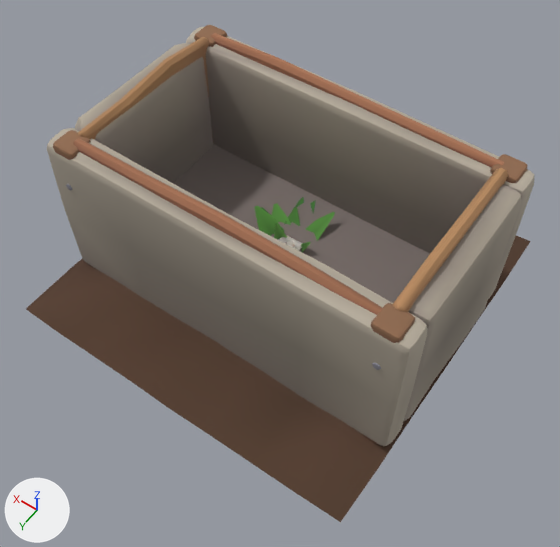
An edit to the glTF model public/models/pr_planter.glb, drawn before and after from the same camera.
The view is the same before and after, from a 50 mm camera at (-0.755, 1.086, 1.699) aimed at (-0.05, 0.1, 0.15). The lights are fixed; the arrows at lower left show +X, +Y and +Z. The older version comes first. Vertices at exactly the same position are counted once.

Names of what the first picture shows: 'PR_planter__leaf0', 'PR_planter__leaf1', 'PR_planter__leaf2', 'PR_planter__soil', 'PR_planter__stone', 'PR_planter__wood' and 1 more.
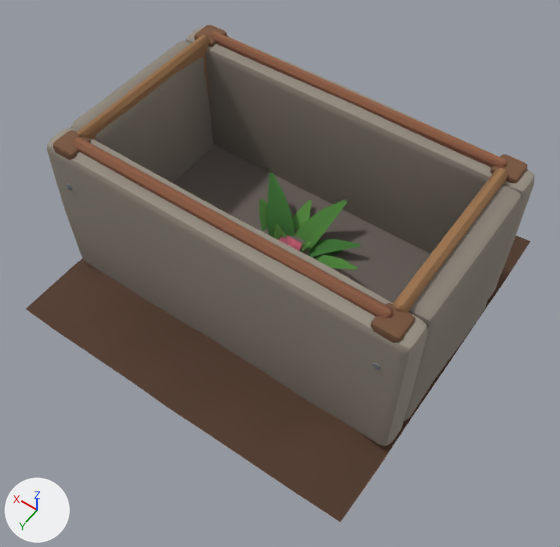
Edits to the bpy script that builds the scene:
```text
Change me_pr_planter__leaf0:
    remove me_pr_planter__leaf0.from_pydata(...)  # 171 vertices, 200 faces; spans x -0.198..0.133, y -0.159..0.171, z 0.0..0.16
    add me_pr_planter__leaf0.from_pydata(...)  # 171 vertices, 200 faces; spans x -0.171..0.166, y -0.168..0.171, z 0.0..0.147
    me_pr_planter__leaf0 part 1: 119 of 171 vertices moved; they spanned x -0.198..0.133, y -0.159..0.171, z 0.002..0.16 and now span x -0.171..0.166, y -0.168..0.171, z 0.002..0.147; mean shift (0.0, -0.015, 0.002); largest move (0.125, 0.158, 0.054) -> (0.165, 0.071, 0.107)
Change me_pr_planter__leaf1:
    remove me_pr_planter__leaf1.from_pydata(...)  # 188 vertices, 220 faces; spans x -0.19..0.235, y -0.217..0.171, z 0.0..0.182
    add me_pr_planter__leaf1.from_pydata(...)  # 188 vertices, 220 faces; spans x -0.199..0.211, y -0.204..0.204, z 0.0..0.149
    me_pr_planter__leaf1 part 2: 136 of 188 vertices moved; they spanned x -0.19..0.235, y -0.217..0.171, z 0.002..0.182 and now span x -0.199..0.211, y -0.204..0.204, z 0.002..0.149; mean shift (-0.013, 0.013, -0.004); largest move (0.042, 0.169, 0.182) -> (-0.014, 0.204, 0.062)
Change me_pr_planter__leaf2:
    remove me_pr_planter__leaf2.from_pydata(...)  # 205 vertices, 240 faces; spans x -0.217..0.278, y -0.239..0.208, z 0.0..0.199
    add me_pr_planter__leaf2.from_pydata(...)  # 205 vertices, 240 faces; spans x -0.215..0.209, y -0.222..0.269, z 0.0..0.208
    me_pr_planter__leaf2 part 3: 153 of 205 vertices moved; they spanned x -0.217..0.278, y -0.239..0.208, z 0.002..0.199 and now span x -0.215..0.209, y -0.222..0.269, z 0.002..0.208; mean shift (0.006, 0.0, 0.005); largest move (-0.041, 0.166, 0.12) -> (0.019, 0.269, 0.105)
Change me_pr_planter__stone:
    remove me_pr_planter__stone.from_pydata(...)  # 545 vertices, 1046 faces; spans x -0.503..0.505, y -0.316..0.304, z -0.005..0.455
    add me_pr_planter__stone.from_pydata(...)  # 518 vertices, 992 faces; spans x -0.503..0.505, y -0.316..0.304, z -0.005..0.455
    me_pr_planter__stone part 4: 2 vertices moved from x 0.451..0.492, y -0.254..-0.218, z 0.442 to x 0.475..0.492, y -0.235..-0.218, z 0.442; 18 vertices removed from x 0.462..0.501, y -0.248..-0.178, z 0.41..0.45; 11 vertices added at x 0.475..0.501, y -0.235..-0.195, z 0.425..0.45
    me_pr_planter__stone part 5: 14 vertices removed from x 0.453..0.501, y 0.18..0.229, z 0.402..0.452; 9 vertices added at x 0.475..0.501, y 0.195..0.221, z 0.425..0.452
    me_pr_planter__stone part 6: 13 vertices removed from x -0.494..-0.408, y -0.222..-0.176, z 0.404..0.451; 8 vertices added at x -0.493..-0.408, y -0.222..-0.195, z 0.425..0.451
    me_pr_planter__stone part 7: 1 vertex moved from x -0.491, y 0.242, z 0.009 to x -0.491, y 0.235, z 0.009; 6 vertices removed from x -0.498..-0.48, y 0.217..0.237, z 0.007..0.031; 3 vertices added at x -0.498..-0.489, y 0.218..0.235, z 0.011..0.025
    me_pr_planter__stone part 8: 815 kept faces spanning x -0.503..0.505, y -0.316..0.304, z -0.005..0.455 get new vertex colours; the middle colour goes from grey #9f9689 to grey #8d857a
    other edits to the shape of me_pr_planter__stone do not show in these pictures
Change me_pr_planter__wood:
    remove me_pr_planter__wood.from_pydata(...)  # 656 vertices, 1244 faces; spans x -0.47..0.47, y -0.305..0.305, z -0.01..0.483
    add me_pr_planter__wood.from_pydata(...)  # 624 vertices, 1180 faces; spans x -0.47..0.47, y -0.305..0.305, z -0.01..0.47
    me_pr_planter__wood part 9: the loose piece of 48 vertices spanning x -0.43..0.43, y 0.239..0.27, z 0.266..0.478 is rebuilt with 40 vertices and now spans x -0.43..0.43, y 0.24..0.27, z 0.28..0.47
    me_pr_planter__wood part 10: the loose piece of 48 vertices spanning x -0.43..0.43, y -0.27..-0.239, z 0.271..0.475 is rebuilt with 40 vertices and now spans x -0.43..0.43, y -0.27..-0.24, z 0.28..0.47
    me_pr_planter__wood part 11: the loose piece of 40 vertices spanning x 0.415..0.445, y -0.24..0.24, z 0.274..0.483 is rebuilt with 40 vertices and now spans x 0.415..0.445, y -0.24..0.24, z 0.28..0.47
    me_pr_planter__wood part 12: 90 vertices moved from x -0.445..0.43, y -0.24..0.271, z 0.068..0.476 to x -0.445..0.43, y -0.24..0.27, z 0.08..0.47; 14 vertices removed from x -0.43..-0.215, y 0.24..0.27, z 0.077..0.272; 6 vertices added at x -0.43..-0.42, y 0.24..0.27, z 0.08..0.27
    me_pr_planter__wood part 13: 778 kept faces spanning x -0.47..0.47, y -0.305..0.305, z -0.01..0.47 get new vertex colours; the middle colour goes from brown #865f49 to brown #72503a
    other edits to the shape of me_pr_planter__wood do not show in these pictures
```

Boxes [x1, y1, x2, y2] around the edits, measured in the pictures (560 x 547 px; the box of a moved part takes in the faces that stretch with it):
'PR_planter__leaf0', reshaped: before [254, 206, 335, 240]; after [259, 199, 311, 232]
part 2 of me_pr_planter__leaf1, moved or reshaped (mostly hidden): before [272, 203, 291, 225]; after [267, 205, 342, 256]
part 3 of me_pr_planter__leaf2, moved or reshaped (mostly hidden before): before [261, 197, 315, 220]; after [268, 173, 361, 270]
part 4 of me_pr_planter__stone, moved or reshaped: [149, 28, 262, 136] in both
part 5 of me_pr_planter__stone, moved or reshaped: before [63, 95, 121, 131]; after [63, 95, 120, 131]
part 6 of me_pr_planter__stone, moved or reshaped: before [476, 184, 521, 226]; after [483, 184, 515, 210]
part 7 of me_pr_planter__stone, moved or reshaped: [392, 389, 413, 442] in both
part 8 of me_pr_planter__stone, recoloured: [47, 27, 535, 446] in both
part 9 of me_pr_planter__wood, rebuilt: before [73, 138, 383, 315]; after [73, 138, 394, 319]
part 10 of me_pr_planter__wood, rebuilt: before [211, 33, 504, 167]; after [210, 31, 508, 168]
part 11 of me_pr_planter__wood, rebuilt: before [78, 37, 209, 140]; after [77, 35, 209, 140]
part 12 of me_pr_planter__wood, moved or reshaped: before [392, 168, 508, 312]; after [393, 168, 508, 312]
part 13 of me_pr_planter__wood, recoloured: [53, 25, 527, 444] in both
